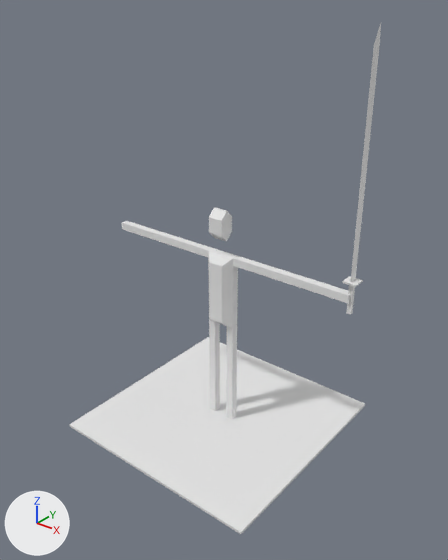
Before and after pictures for a commit that changed the FBX model Assets/Player/Player.fbx.
Both versions are drawn from a 50 mm camera at (22.5, -27.8, 17.5) aimed at (0.8, -0.6, 0.7). Every picture has the same lights, and +X, +Y and +Z are marked at lower left. Where no turn or scale is listed for an object, it has been applied to the vertices.
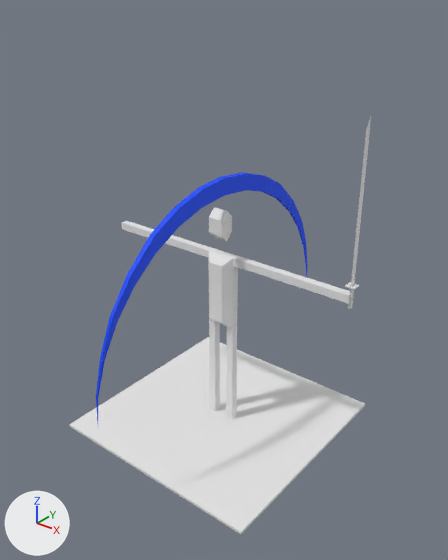
Commit message: Implemented updated character model on both players

What the commit changed:
Material 'SlashEffect' (mat_slasheffect) is new.
Its base color is (0.0, 0.07, 1.0) (blue #004bff).
Its roughness is 0.69.
me_cube_001 has 39 vertices, 39 faces and spans x -0.4..0.4, y -0.4..0.4, z -1.0..14.0.
me_cube_001 is used by ob_cube_001; location (9.0, 0.3, 1.8).
me_cube_001 part 1: the whole mesh is scaled about the mesh origin by 0.7.
Mesh me_circle is new.
It has 62 vertices, 64 faces and spans x 0.0..0.4, y -10.8..10.8, z -11.9..0.0.
It uses material mat_slasheffect (blue #004bff).
Object 'Circle' (ob_circle) is new; it shows me_circle.
Its location is (0.0, 0.0, 7.0).

Boxes [x1, y1, x2, y2] around the edits, measured in the pictures (448 x 560 px):
'Circle', added (blue): after [96, 172, 308, 421]
'Cube.001', mesh rescaled (32% narrower, 34% shorter): before [342, 23, 381, 314]; after [345, 116, 371, 309]
